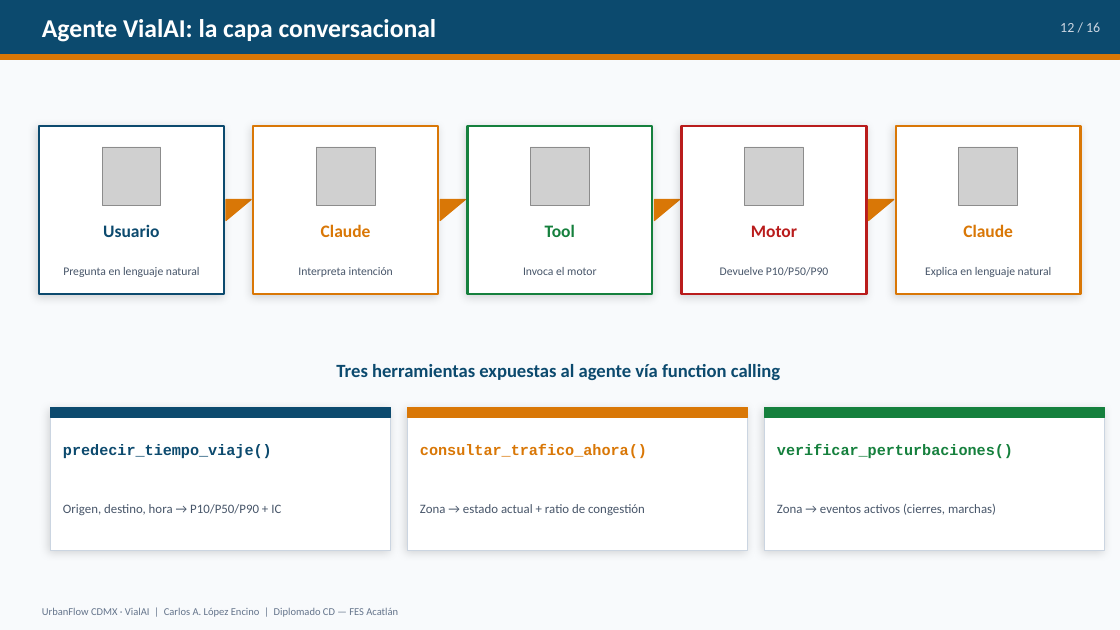
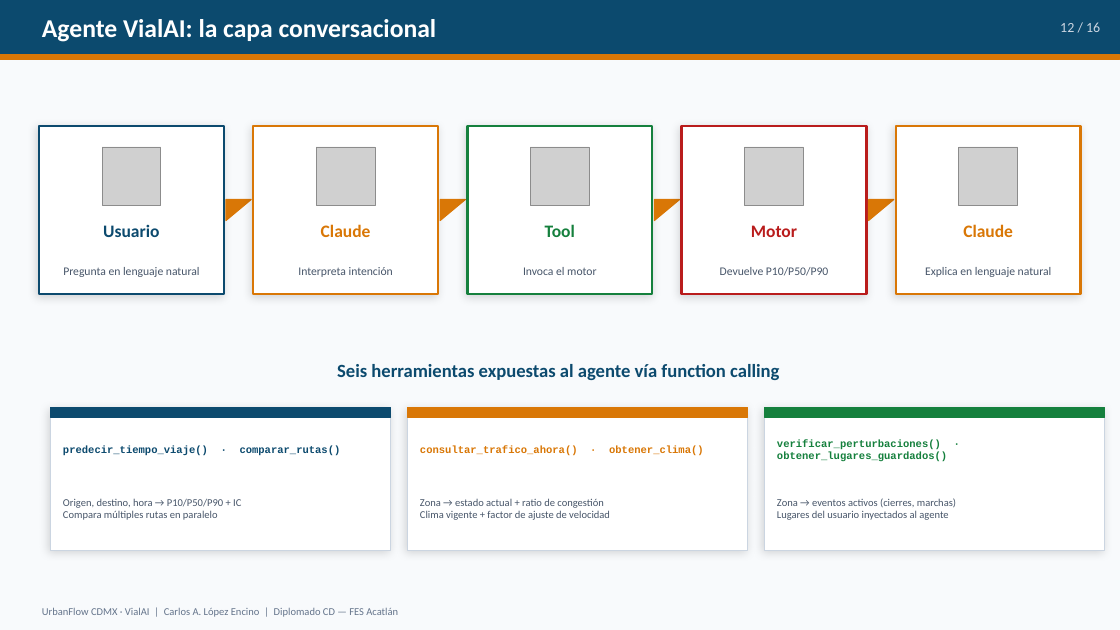
Before and after one commit to caledelta/UrbanFlow_CDMX, a slide deck: slide 12 of docs/UrbanFlow_CDMX_Presentacion.pptx. Drawn at 1120x630 pixels with LibreOffice and Linux fonts; fonts in the diff are those of the drawing; grey boxes stand for pictures. Boxes give left, top, right and bottom in pixels: in the first picture for what was removed or moved away, otherwise in the second. Text is boxed around its words. In the diff, an @@ line names an element or a change of style, - is before the commit and + after.

```diff
--- a/docs/UrbanFlow_CDMX_Presentacion.pptx
+++ b/docs/UrbanFlow_CDMX_Presentacion.pptx
@@ text at (337, 364, 779, 380): text changed @@
-Tres herramientas expuestas al agente vía function calling
+Seis herramientas expuestas al agente vía function calling
@@ text at (63, 446, 341, 456): text changed; size 13 to 9 pt @@
-predecir_tiempo_viaje()
+predecir_tiempo_viaje() · comparar_rutas()
@@ text at (420, 446, 704, 456): text changed; size 13 to 9 pt @@
-consultar_trafico_ahora()
+consultar_trafico_ahora() · obtener_clima()
@@ text at (777, 440, 947, 462): text changed; size 13 to 9 pt @@
-verificar_perturbaciones()
+verificar_perturbaciones() · obtener_lugares_guardados()
@@ text at (63, 499, 241, 520): text changed; size 11 to 9 pt @@
-Origen, destino, hora → P10/P50/P90 + IC
+Origen, destino, hora → P10/P50/P90 + IC
+Compara múltiples rutas en paralelo
@@ text at (420, 498, 610, 520): text changed; size 11 to 9 pt @@
-Zona → estado actual + ratio de congestión
+Zona → estado actual + ratio de congestión
+Clima vigente + factor de ajuste de velocidad
@@ text at (777, 498, 956, 520): text changed; size 11 to 9 pt @@
-Zona → eventos activos (cierres, marchas)
+Zona → eventos activos (cierres, marchas)
+Lugares del usuario inyectados al agente
```
Also in this commit, not shown: 3 other slides changed.
